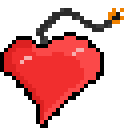
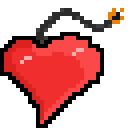
The second 128x128 image is a revision of the first. Changes to its layers:
painted on "Layer 3" over box(0, 32, 104, 128)
